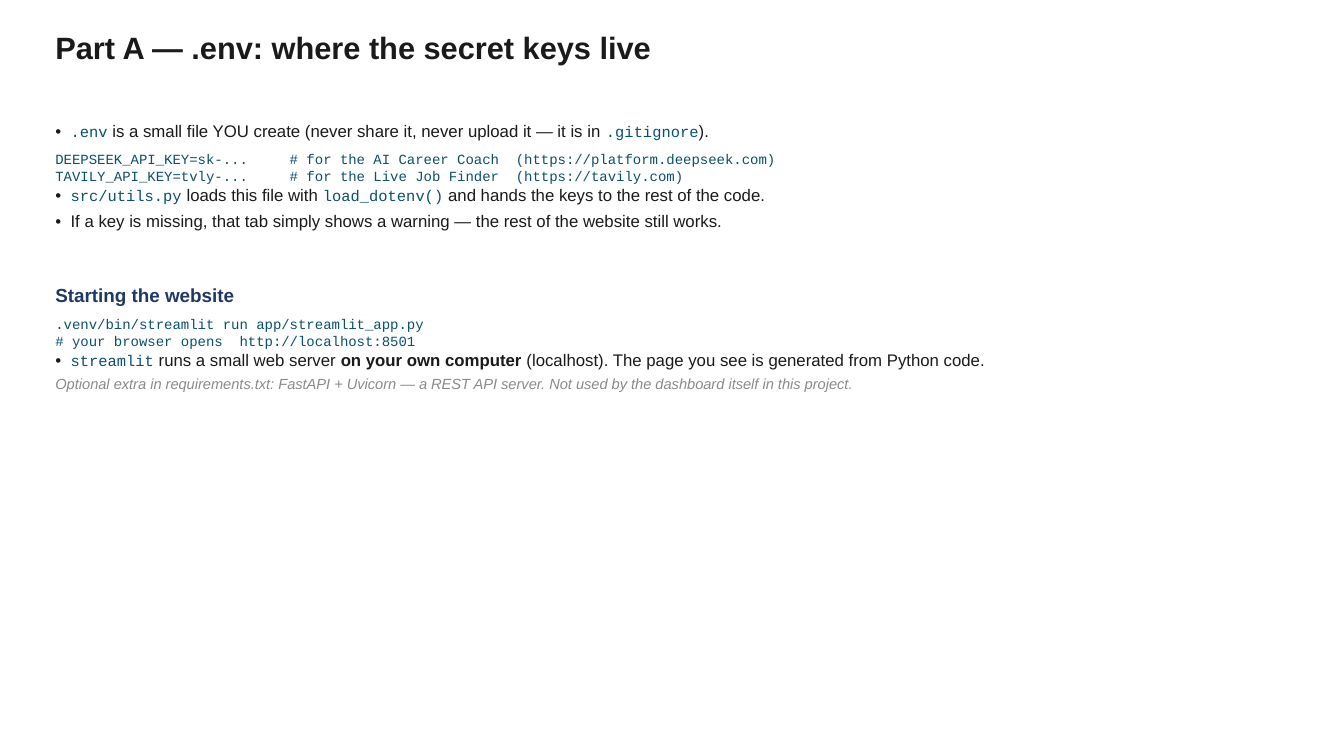
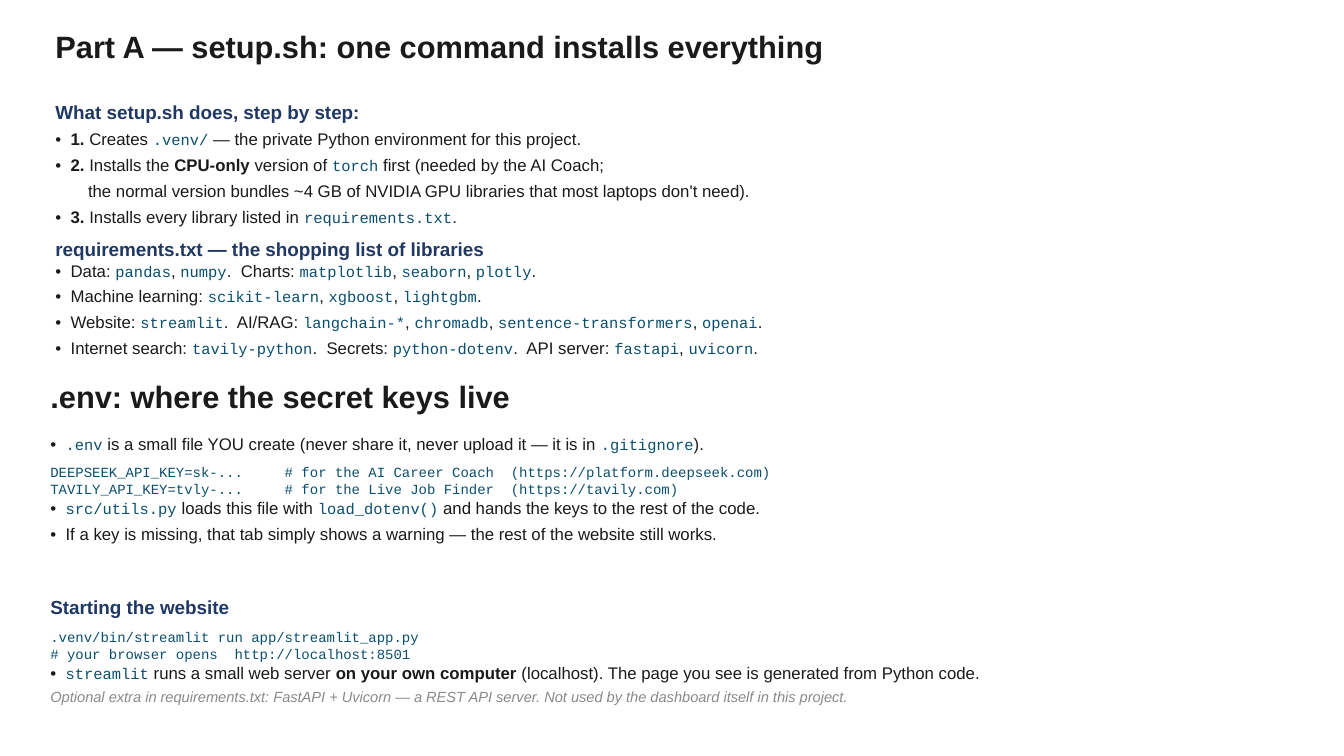
Before and after one commit to windows2t2/project-graduation, a slide deck: slide 5 of presentation.pptx (slide 6 before the commit). Drawn at 1344x756 pixels with LibreOffice and Linux fonts; fonts in the diff are those of the drawing. Boxes give left, top, right and bottom in pixels: in the first picture for what was removed or moved away, otherwise in the second. Text is boxed around its words. In the diff, an @@ line names an element or a change of style, - is before the commit and + after.

Commit message:
project

```diff
--- a/presentation.pptx
+++ b/presentation.pptx
@@ text added at (x1=55, y1=35, x2=823, y2=64), 22 pt, text #1A1A1A, bold @@
+Part A — setup.sh: one command installs everything
@@ text added at (x1=55, y1=105, x2=758, y2=358), 12 pt, text #1A1A1A @@
+What setup.sh does, step by step:
+• 1. Creates .venv/ — the private Python environment for this project.
+• 2. Installs the CPU-only version of torch first (needed by the AI Coach;
+the normal version bundles ~4 GB of NVIDIA GPU libraries that most laptops don't need).
+• 3. Installs every library listed in requirements.txt.
+requirements.txt — the shopping list of libraries
+• Data: pandas, numpy. Charts: matplotlib, seaborn, plotly.
+• Machine learning: scikit-learn, xgboost, lightgbm.
+• Website: streamlit. AI/RAG: langchain-*, chromadb, sentence-transformers, openai.
+• Internet search: tavily-python. Secrets: python-dotenv. API server: fastapi, uvicorn.
@@ text at (x1=50, y1=385, x2=510, y2=414): text changed @@
-Part A — .env: where the secret keys live
+.env: where the secret keys live
@@ text "• .env is a small ..." moved from (x1=55, y1=125, x2=985, y2=392) to (x1=50, y1=438, x2=980, y2=705) @@
```
Also in this commit, not shown: 11 other slides changed, 3 slides removed.
